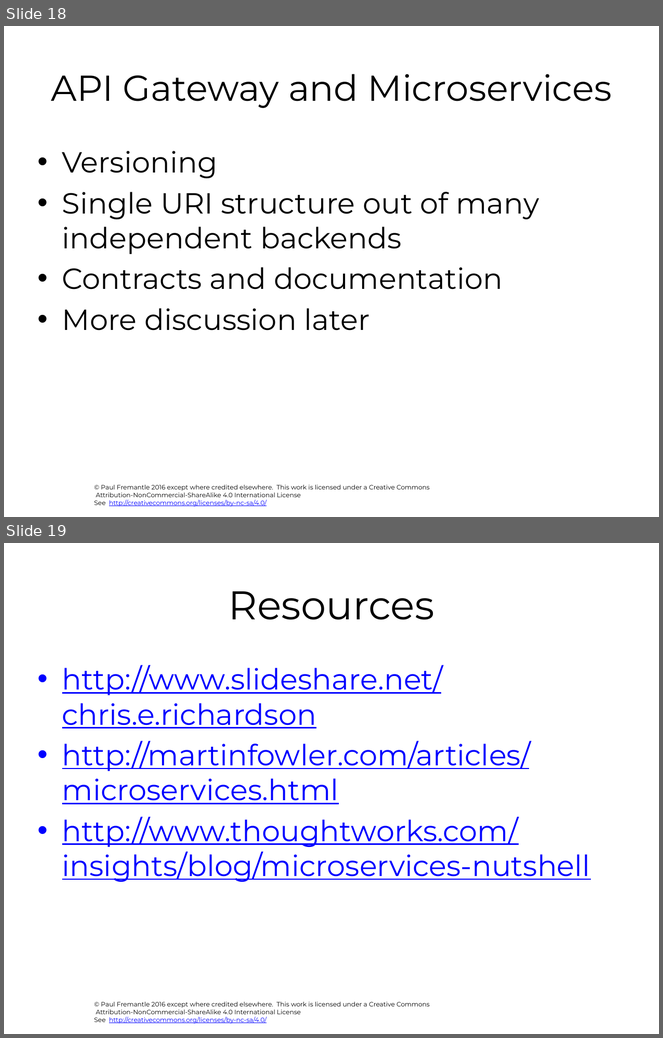
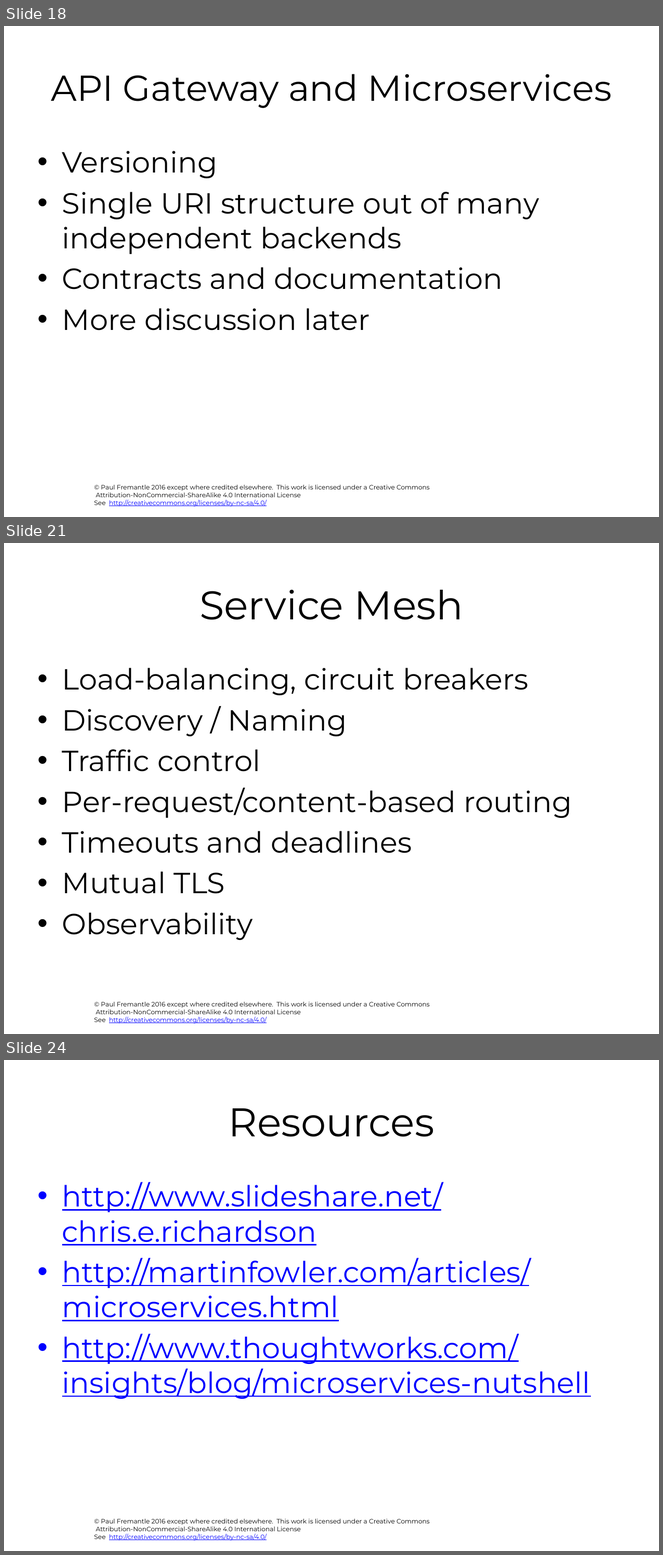
Before and after one commit to pzfreo/ox-soa, a slide deck: presentation-source/08-Microservices.pptx. Shown one above the other, each under a label of ours: slides 18 and 19 before the commit, slides 18, 21 and 24 after it; the slides between them are not shown. The pictures are 663x1038 and 663x1555 pixels, drawn with LibreOffice and Linux fonts; fonts in the diff are those of the drawing; background and template pictures are left out. Boxes give left, top, right and bottom in pixels: in the first picture for what was removed or moved away, otherwise in the second. Text is boxed around its words. In the diff, an @@ line names an element or a change of style, - is before the commit and + after.

```diff
--- a/presentation-source/08-Microservices.pptx
+++ b/presentation-source/08-Microservices.pptx
@@ slide 21 added at (4,543,659,1034), background #FFFFFF; not listed: 1 template element that a slide beside it also shows @@
@@ title added at (200,590,464,620), 44 pt, text #000000 @@
+Service Mesh
@@ text added at (62,668,572,940), 32 pt, text #000000 @@
+• Load-balancing, circuit breakers
+• Discovery / Naming
+• Traffic control
+• Per-request/content-based routing
+• Timeouts and deadlines
+• Mutual TLS
+• Observability
@@ what was slide 19 is now slide 24 @@
```
Also in this commit, not shown: 1 slide changed, 4 other slides added, 6 other files.
